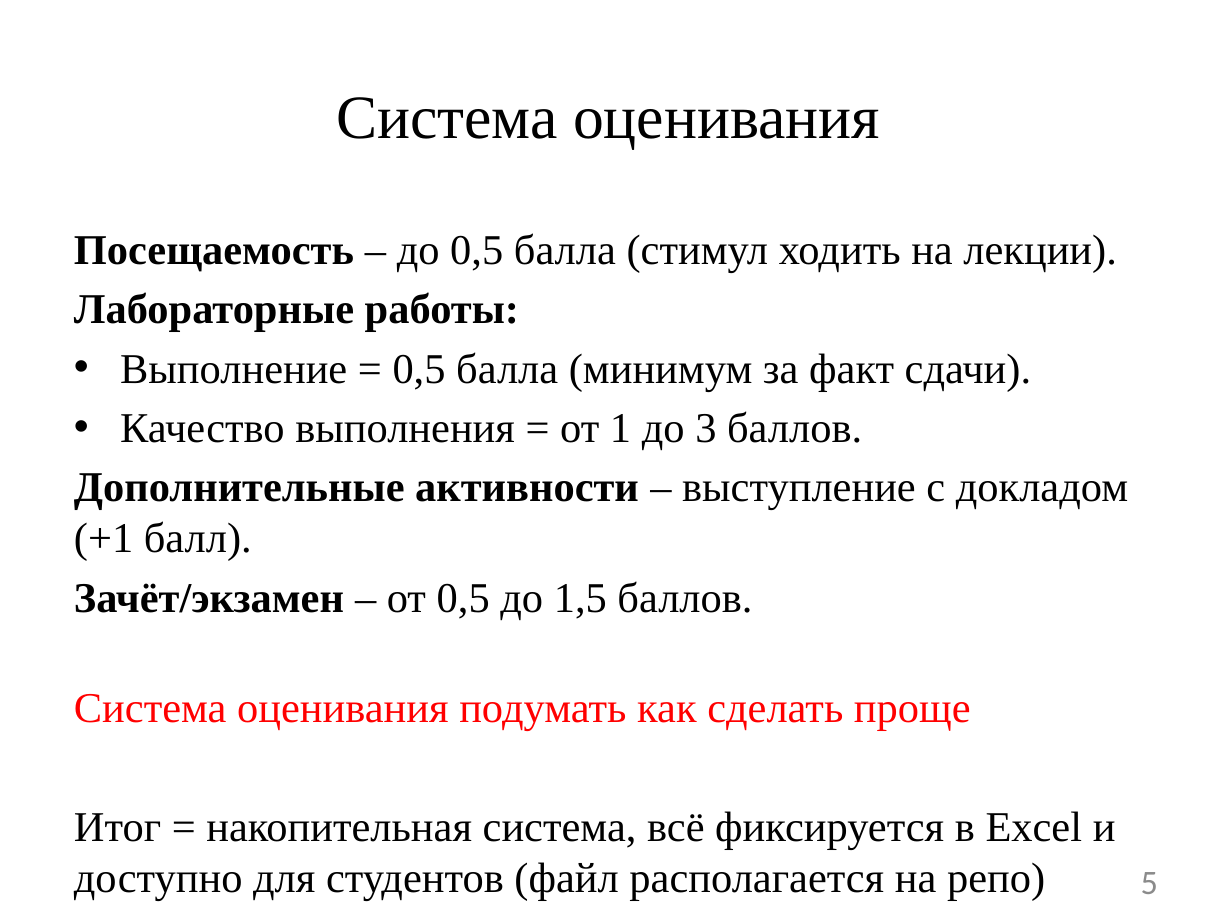
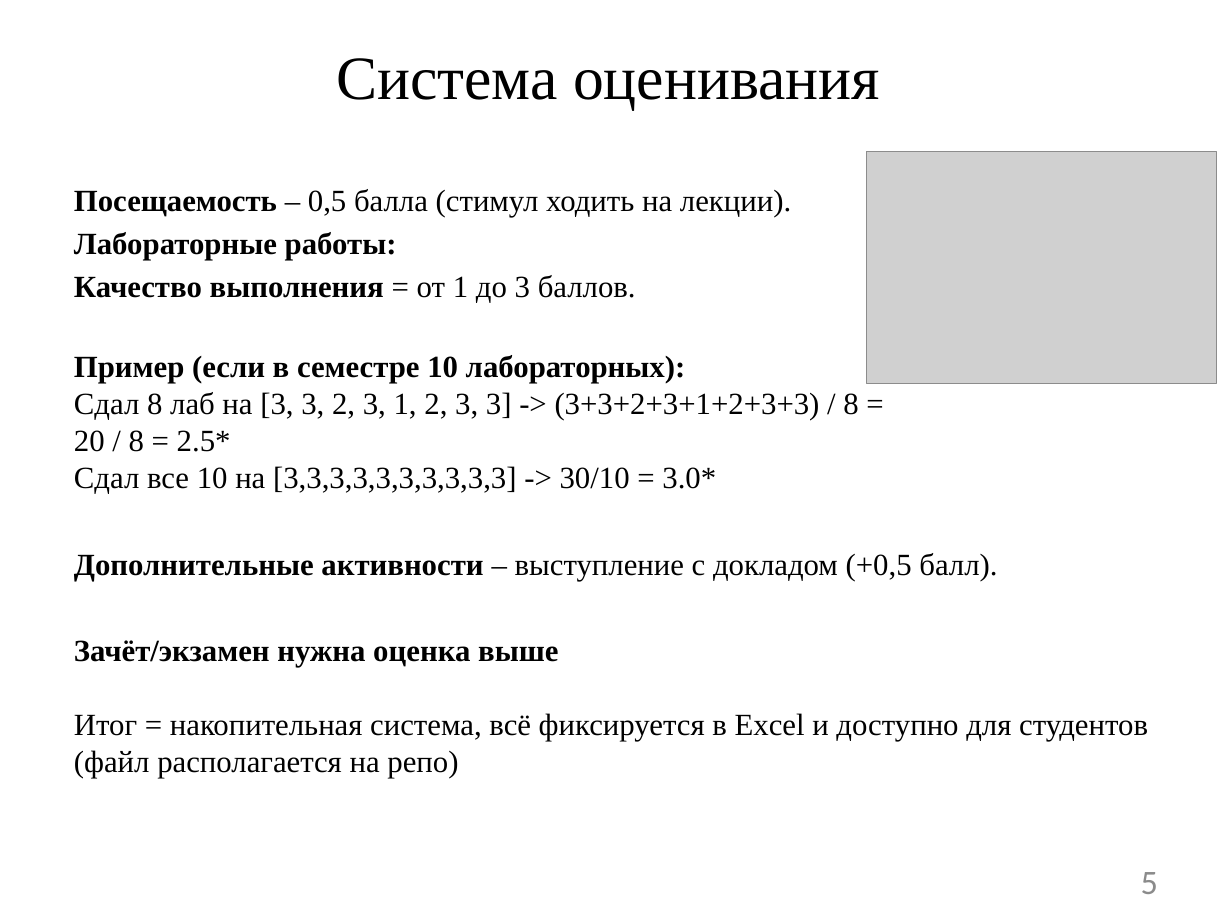
Before and after one commit to DaniilTropin11/IT-Support-Labs, a slide deck: slide 5 of lectures/Лекция №0_ОсновыGit.pptx. Drawn at 1232x924 pixels with LibreOffice and Linux fonts; fonts in the diff are those of the drawing; grey boxes stand for pictures. Boxes give left, top, right and bottom in pixels: in the first picture for what was removed or moved away, otherwise in the second. Text is boxed around its words. In the diff, an @@ line names an element or a change of style, - is before the commit and + after.

Commit message:
Отредактировал систему оценивания

```diff
--- a/lectures/Лекция №0_ОсновыGit.pptx
+++ b/lectures/Лекция №0_ОсновыGit.pptx
@@ title "Система оценивания": place and size @@
-title "Система оценивания" at box(336, 97, 880, 150)
+title "Система оценивания" at box(336, 58, 880, 110)
@@ text "Посещаемость – 0,5 балла (стимул ...": place and size @@
-text "Посещаемость – 0,5 балла (стимул ..." at box(74, 233, 1128, 901)
+text "Посещаемость – 0,5 балла (стимул ..." at box(74, 189, 1148, 778)
@@ picture added at box(867, 152, 1217, 383) @@
@@ text at box(74, 189, 791, 217): text changed; size 24.8 to 18 pt @@
-Посещаемость – до 0,5 балла (стимул ходить на лекции).
+Посещаемость – 0,5 балла (стимул ходить на лекции).
@@ text at box(74, 232, 636, 303): size 24.8 to 18 pt in "Лабораторные работы:", "Качество выполнения = от 1 до 3 ..."; bold on in "Качество выполнения"; less space between paragraphs; bullet • to none @@
@@ text at box(74, 355, 1148, 778): text changed; size 24.8 to 18 pt @@
-Дополнительные активности – выступление с докладом (+1 балл).
-Зачёт/экзамен – от 0,5 до 1,5 баллов.
-Система оценивания подумать как сделать проще
-Итог = накопительная система, всё фиксируется в Excel и доступно для студентов (файл располагается на репо)
+Пример (если в семестре 10 лабораторных):
+Сдал 8 лаб на [3, 3, 2, 3, 1, 2, 3, 3] -> (3+3+2+3+1+2+3+3) / 8 =
+20 / 8 = 2.5*
+Сдал все 10 на [3,3,3,3,3,3,3,3,3,3] -> 30/10 = 3.0*
+Дополнительные активности – выступление с докладом (+0,5 балл).
+Зачёт/экзамен нужна оценка выше
+Итог = накопительная система, всё фиксируется в Excel и доступно для студентов (файл располагается на репо)
@@ text at box(120, 352, 1031, 391): paragraph removed @@
-• Выполнение = 0,5 балла (минимум за факт сдачи).
```
